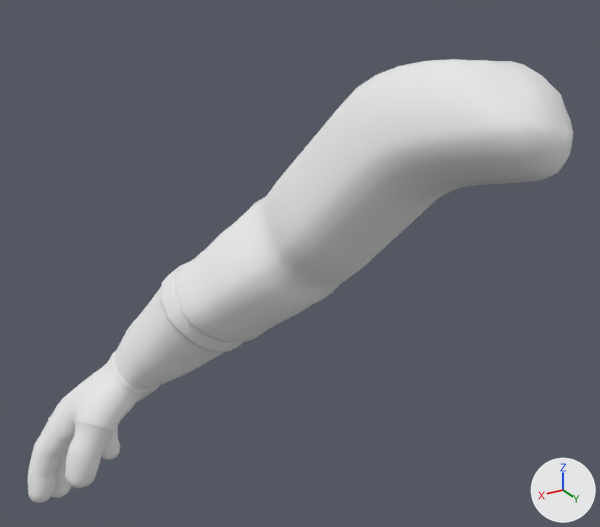
Two versions of the FBX model SingleArm.fbx, one commit apart.
One viewpoint serves both versions: a camera (50 mm lens) standing at (0.464, 0.34, 0.112) and looking at (0.092, -0.28, -0.198). Every picture has the same lights, and +X, +Y and +Z are marked at lower right. Where no turn or scale is listed for an object, it has been applied to the vertices. Vertices at the same position are counted once.

Objects in the first picture: 'Manny'.
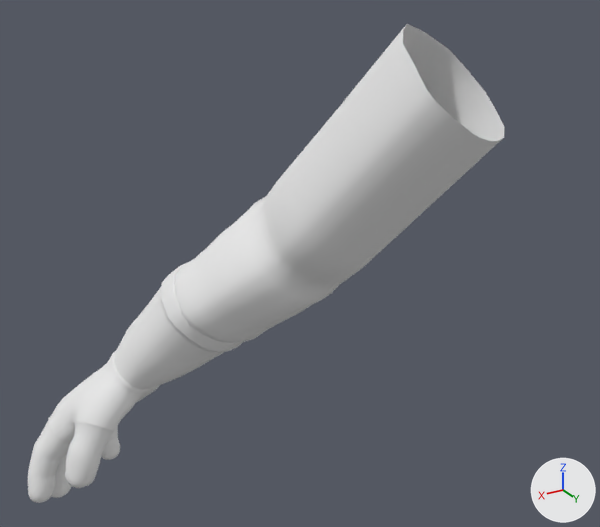
What differs and where, as boxes [x1, y1, x2, y2] in the pictures (600 x 527 px):
'Manny', reshaped (12% narrower, 8% taller): before [28, 59, 573, 503]; after [28, 24, 505, 503]
part 1 of me_manny, cut back: before [332, 59, 573, 214]; after [332, 24, 505, 214]

Diff of the bpy script that builds the scene:
```diff
--- a/SingleArm.fbx.py
+++ b/SingleArm.fbx.py
@@ me_manny @@
 # used by ob_manny; location = (0.0, 0.0, 0.0)
-me_manny.from_pydata(...)  # 1793 vertices, 1793 faces; spans x -0.059..0.34, y -0.501..-0.072, z -0.508..0.0
+me_manny.from_pydata(...)  # 1684 vertices, 1667 faces; spans x -0.048..0.34, y -0.501..-0.133, z -0.508..0.023
+# me_manny part 1
+# 109 vertices are removed from x -0.059..0.044, y -0.188..-0.072, z -0.083..0.0
+# 126 faces are deleted
+# 6 vertices in x -0.032..0.08, y -0.211..-0.175, z -0.115..-0.058 move by (0.0, -0.001, 0.001)
+# 3 vertices in x -0.025..0.073, y -0.264..-0.231, z -0.058..-0.035 move by (0.0, -0.002, 0.001)
+# 3 vertices in x 0.049..0.064, y -0.25..-0.175, z -0.105..-0.038 move by (0.0, -0.001, 0.002)
+# 3 vertices in x 0.03..0.055, y -0.159..-0.156, z -0.099..-0.081 move by (0.001, -0.006, 0.008)
+# 50 vertices move from x -0.049..0.071, y -0.268..-0.111, z -0.119..-0.004 to x -0.048..0.072, y -0.269..-0.133, z -0.118..0.023
 me_manny.materials.append(mat_glovessg)
```
